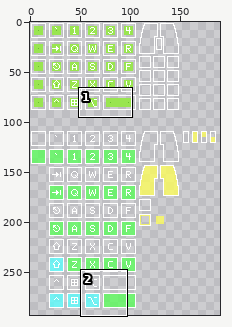
Pixel-art file: Overlay.aseprite. The first picture is a wide view before the edit; the outline marks the close-up.
Close-up. As it was:
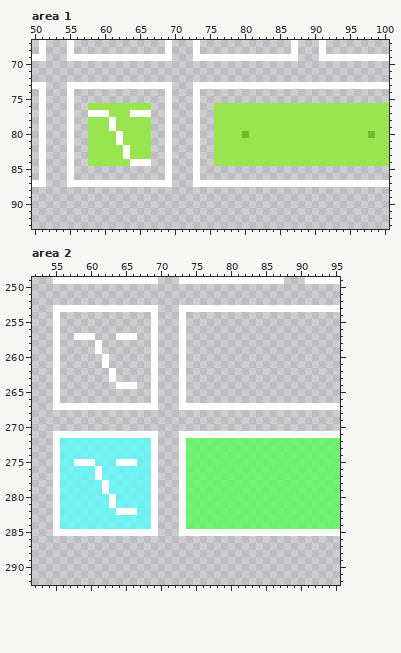
200x400 pixels, 1 frame. Shown: area 1: x 50..100, y 67..93; area 2: x 52..95, y 249..292. The wide view leaves out empty margins.
Now the later version:
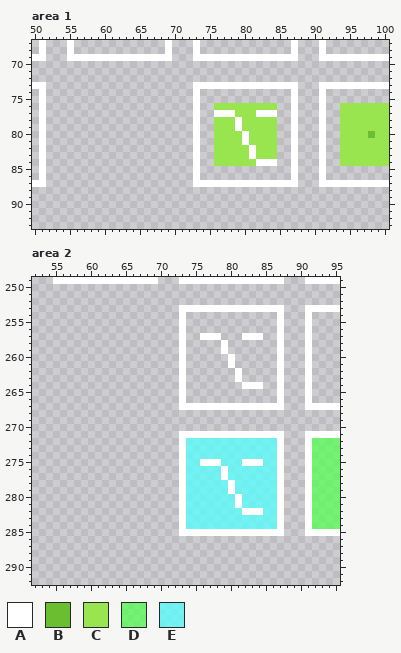
Palette (. is transparent): A #ffffff  B #6abe30  C #99e550  D #55ff55bf  E #55ffffbf
The edit:
Changed rows in their new state; - is an unchanged pixel.
Area 1, layers "Icons", "Keycaps", "Text Size Ref":
first column x 55:
73 ...............------------------...---
74 .-------------.-----------------A---A--
75 .-------------.-----------------A---A--
76 .--.........--.---------------..A...A..
77 .--.........--.------AAA---AAA..A...A..
78 .--.........--.---------A-----..A...A..
79 .--.........--.---------A-----..A...A..
80 .--.........--.----------A----..A...A..
81 .--.........--.----------A----..A...A..
82 .--.........--.-----------A---..A...A..
83 .--.........--.-----------A---..A...A..
84 .--.........--.------------AAA..A...A..
85 .-------------.-----------------A---A--
86 .-------------.-----------------A---A--
87 ...............------------------...---
Area 2, layers "Icons", "Keycaps", "Underfill":
first column x 55:
253 ...............------------------...-
254 .-------------.-----------------A---A
255 .-------------.-----------------A---A
256 .-------------.-----------------A---A
257 .--...---...--.------AAA---AAA--A---A
258 .-----.-------.---------A-------A---A
259 .-----.-------.---------A-------A---A
260 .------.------.----------A------A---A
261 .------.------.----------A------A---A
262 .-------.-----.-----------A-----A---A
263 .-------.-----.-----------A-----A---A
264 .--------...--.------------AAA--A---A
265 .-------------.-----------------A---A
266 .-------------.-----------------A---A
267 ...............------------------...-
first column x 55:
271 ...............------------------...-
272 ...............----EEEEEEEEEEEEEA...A
273 ...............----EEEEEEEEEEEEEA...A
274 ...............----EEEEEEEEEEEEEA...A
275 ...............----EEAAAEEEAAAEEA...A
276 ...............----EEEEEAEEEEEEEA...A
277 ...............----EEEEEAEEEEEEEA...A
278 ...............----EEEEEEAEEEEEEA...A
279 ...............----EEEEEEAEEEEEEA...A
280 ...............----EEEEEEEAEEEEEA...A
281 ...............----EEEEEEEAEEEEEA...A
282 ...............----EEEEEEEEAAAEEA...A
283 ...............----EEEEEEEEEEEEEA...A
284 ...............----EEEEEEEEEEEEEA...A
285 ...............------------------...-
